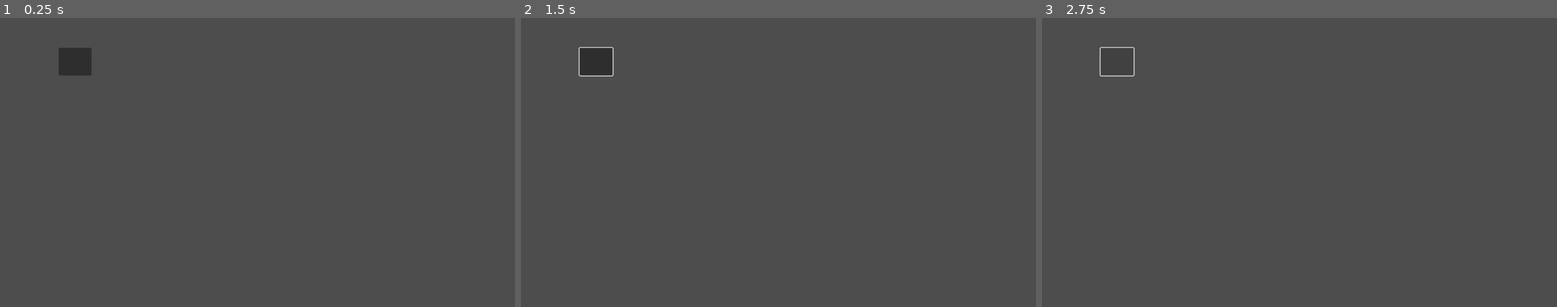
Above: before the commit, frames 1-3 (left to right).
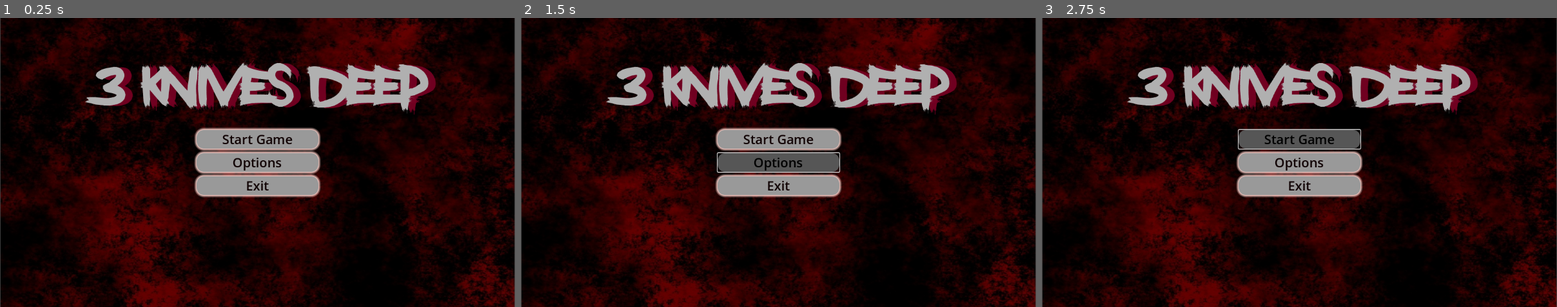
Above: after the commit, the same moments.

Repository: CreativeBooks/Daydream
Game: Godot game, scene res://main_menu.tscn
Two runs of this game, one before a commit and one after it. Both use one fixed random seed, a clock stepped at 60 frames per second and the inputs below. Before the commit the project has no main scene; this scene is started directly in both runs.
Inputs (mouse positions are in pixels of both pictures, inside the frame that each line leads up to; where the layout moved, square brackets give the same spot in the first picture):
- Up to frame 1 (0.25 s): no input
- Up to frame 2 (1.5 s): click (778, 139) [598, 61] at 0.5 s; click (778, 162) at 1.25 s, where only the run after the commit has a clickable "Options"
- Up to frame 3 (2.75 s): click (1299, 139) [1119, 61] at 2 s

The runs differ from the first frame. In frame 1, 100% of the frame differs, in the area x 0-100%, y 0-100%; in frame 2, 98%; in frame 3, 98%.

Commit message:
Added images for start menu
Added the images for the start menu

Diff:
--- /dev/null
+++ b/three-knives-deep----daydream/main_menu.gd
@@ -0,0 +1,7 @@
+extends Control
+
+
+
+
+func _on_start_pressed() -> void:
+	pass # Replace with function body.
--- a/three-knives-deep----daydream/main_menu.tscn
+++ b/three-knives-deep----daydream/main_menu.tscn
@@ -1,16 +1,130 @@
-[gd_scene format=3 uid="uid://dvlgjrm207tyt"]
+[gd_scene load_steps=7 format=3 uid="uid://dvlgjrm207tyt"]
+
+[ext_resource type="Texture2D" uid="uid://bum1to64tlwll" path="res://images/5ycaeP.jpg" id="1_7vrkn"]
+[ext_resource type="FontFile" uid="uid://cptdqc2uo1o78" path="res://Assests/GolfClubHomicide-51azG.ttf" id="2_fu7sn"]
+
+[sub_resource type="StyleBoxTexture" id="StyleBoxTexture_jix8l"]
+texture = ExtResource("1_7vrkn")
+modulate_color = Color(0.4006977, 0.40069774, 0.40069756, 1)
+
+[sub_resource type="StyleBoxFlat" id="StyleBoxFlat_glbon"]
+corner_radius_top_left = 16
+corner_radius_top_right = 16
+corner_radius_bottom_right = 16
+corner_radius_bottom_left = 16
+shadow_color = Color(1, 0.827451, 0.8, 1)
+shadow_size = 6
+
+[sub_resource type="StyleBoxFlat" id="StyleBoxFlat_nlkkf"]
+bg_color = Color(0.7792914, 0.7792914, 0.7792912, 1)
+corner_radius_top_left = 16
+corner_radius_top_right = 16
+corner_radius_bottom_right = 16
+corner_radius_bottom_left = 16
+
+[sub_resource type="StyleBoxFlat" id="StyleBoxFlat_qe12f"]
+bg_color = Color(0.3366076, 0.33660764, 0.33660752, 1)
+corner_radius_top_left = 16
+corner_radius_top_right = 16
+corner_radius_bottom_right = 16
+corner_radius_bottom_left = 16
 
 [node name="MainMenu" type="Control"]
 layout_mode = 3
-anchors_preset = 15
-anchor_right = 1.0
-anchor_bottom = 1.0
+anchors_preset = 8
+anchor_left = 0.5
+anchor_top = 0.5
+anchor_right = 0.5
+anchor_bottom = 0.5
 grow_horizontal = 2
 grow_vertical = 2
 
-[node name="Button" type="Button" parent="."]
-layout_mode = 0
-offset_left = 131.0
-offset_top = 67.0
-offset_right = 205.0
-offset_bottom = 129.0
+[node name="Panel" type="Panel" parent="."]
+layout_mode = 1
+anchors_preset = 8
+anchor_left = 0.5
+anchor_top = 0.5
+anchor_right = 0.5
+anchor_bottom = 0.5
+offset_left = -575.0
+offset_top = -326.0
+offset_right = 575.0
+offset_bottom = 326.0
+grow_horizontal = 2
+grow_vertical = 2
+theme_override_styles/panel = SubResource("StyleBoxTexture_jix8l")
+
+[node name="VBoxContainer" type="VBoxContainer" parent="."]
+layout_mode = 1
+anchors_preset = 8
+anchor_left = 0.5
+anchor_top = 0.5
+anchor_right = 0.5
+anchor_bottom = 0.5
+offset_left = -136.0
+offset_top = -73.0
+offset_right = 136.0
+offset_bottom = 73.0
+grow_horizontal = 2
+grow_vertical = 2
+theme_override_constants/separation = 10
+
+[node name="Button" type="Button" parent="VBoxContainer"]
+layout_mode = 2
+size_flags_vertical = 3
+theme_override_colors/font_color = Color(0.06537829, 0.0099125495, 0.012830557, 1)
+theme_override_colors/font_focus_color = Color(0, 0, 0, 1)
+theme_override_colors/font_pressed_color = Color(0, 0, 0, 1)
+theme_override_colors/font_hover_color = Color(0, 0, 0, 1)
+theme_override_font_sizes/font_size = 29
+theme_override_styles/normal = SubResource("StyleBoxFlat_glbon")
+theme_override_styles/pressed = SubResource("StyleBoxFlat_nlkkf")
+theme_override_styles/hover = SubResource("StyleBoxFlat_qe12f")
+text = "Start Game"
+
+[node name="Button2" type="Button" parent="VBoxContainer"]
+layout_mode = 2
+size_flags_vertical = 3
+theme_override_colors/font_color = Color(0.06537829, 0.0099125495, 0.012830557, 1)
+theme_override_colors/font_focus_color = Color(0, 0, 0, 1)
+theme_override_colors/font_pressed_color = Color(0, 0, 0, 1)
+theme_override_colors/font_hover_color = Color(0, 0, 0, 1)
+theme_override_font_sizes/font_size = 29
+theme_override_styles/normal = SubResource("StyleBoxFlat_glbon")
+theme_override_styles/pressed = SubResource("StyleBoxFlat_nlkkf")
+theme_override_styles/hover = SubResource("StyleBoxFlat_qe12f")
+text = "Options"
+
+[node name="Button3" type="Button" parent="VBoxContainer"]
+layout_mode = 2
+size_flags_vertical = 3
+theme_override_colors/font_color = Color(0.06537829, 0.0099125495, 0.012830557, 1)
+theme_override_colors/font_focus_color = Color(0, 0, 0, 1)
+theme_override_colors/font_pressed_color = Color(0, 0, 0, 1)
+theme_override_colors/font_hover_color = Color(0, 0, 0, 1)
+theme_override_font_sizes/font_size = 29
+theme_override_styles/normal = SubResource("StyleBoxFlat_glbon")
+theme_override_styles/pressed = SubResource("StyleBoxFlat_nlkkf")
+theme_override_styles/hover = SubResource("StyleBoxFlat_qe12f")
+text = "Exit"
+
+[node name="Label" type="Label" parent="."]
+layout_mode = 1
+anchors_preset = 7
+anchor_left = 0.5
+anchor_top = 1.0
+anchor_right = 0.5
+anchor_bottom = 1.0
+offset_left = -386.0
+offset_top = -245.0
+offset_right = 379.0
+offset_bottom = -99.0
+grow_horizontal = 2
+grow_vertical = 0
+theme_override_colors/font_color = Color(0.69135684, 0.6913568, 0.69135684, 1)
+theme_override_colors/font_shadow_color = Color(0.45431703, 0, 0.13267961, 0.95686275)
+theme_override_constants/shadow_offset_x = 16
+theme_override_fonts/font = ExtResource("2_fu7sn")
+theme_override_font_sizes/font_size = 150
+text = "3 Knives Deep"
+horizontal_alignment = 1
--- a/three-knives-deep----daydream/project.godot
+++ b/three-knives-deep----daydream/project.godot
@@ -11,6 +11,7 @@
 [application]
 
 config/name="Three Knives Deep  - Daydream"
+run/main_scene="uid://dvlgjrm207tyt"
 config/features=PackedStringArray("4.5", "Mobile")
 config/icon="res://icon.svg"
 
Binary file added: three-knives-deep----daydream/Assests/GolfClubHomicide-51azG.ttf
Not shown, added: three-knives-deep----daydream/Assests/GolfClubHomicide-51azG.ttf.import
Binary file added: three-knives-deep----daydream/images/5ycaeP.jpg
Not shown, added: three-knives-deep----daydream/images/5ycaeP.jpg.import
Binary file added: three-knives-deep----daydream/images/cartoon-reception-interior-vintage-old-260nw-1547729099.webp
Not shown, added: three-knives-deep----daydream/images/cartoon-reception-interior-vintage-old-260nw-1547729099.webp.import
Binary file added: three-knives-deep----daydream/images/cartoon-reception-interior-vintage-old-hotel-illustration_264840-112.jpg
Not shown, added: three-knives-deep----daydream/images/cartoon-reception-interior-vintage-old-hotel-illustration_264840-112.jpg.import
Binary file added: three-knives-deep----daydream/images/hotel-lobby-interior-with-wooden-reception-counter_107791-30107 (1).jpg
Not shown, added: three-knives-deep----daydream/images/hotel-lobby-interior-with-wooden-reception-counter_107791-30107 (1).jpg.import
Binary file added: three-knives-deep----daydream/images/hotel-lobby-interior-with-wooden-reception-counter_107791-30107.jpg
Not shown, added: three-knives-deep----daydream/images/hotel-lobby-interior-with-wooden-reception-counter_107791-30107.jpg.import
(and 6 more such lines)
